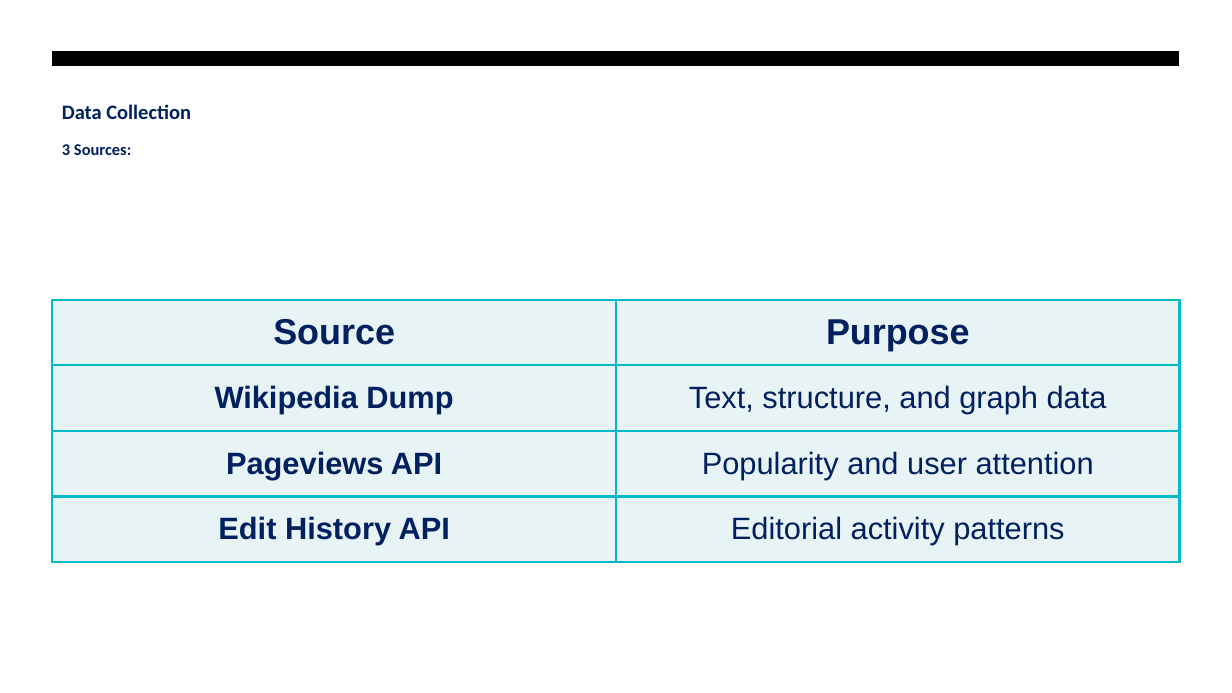
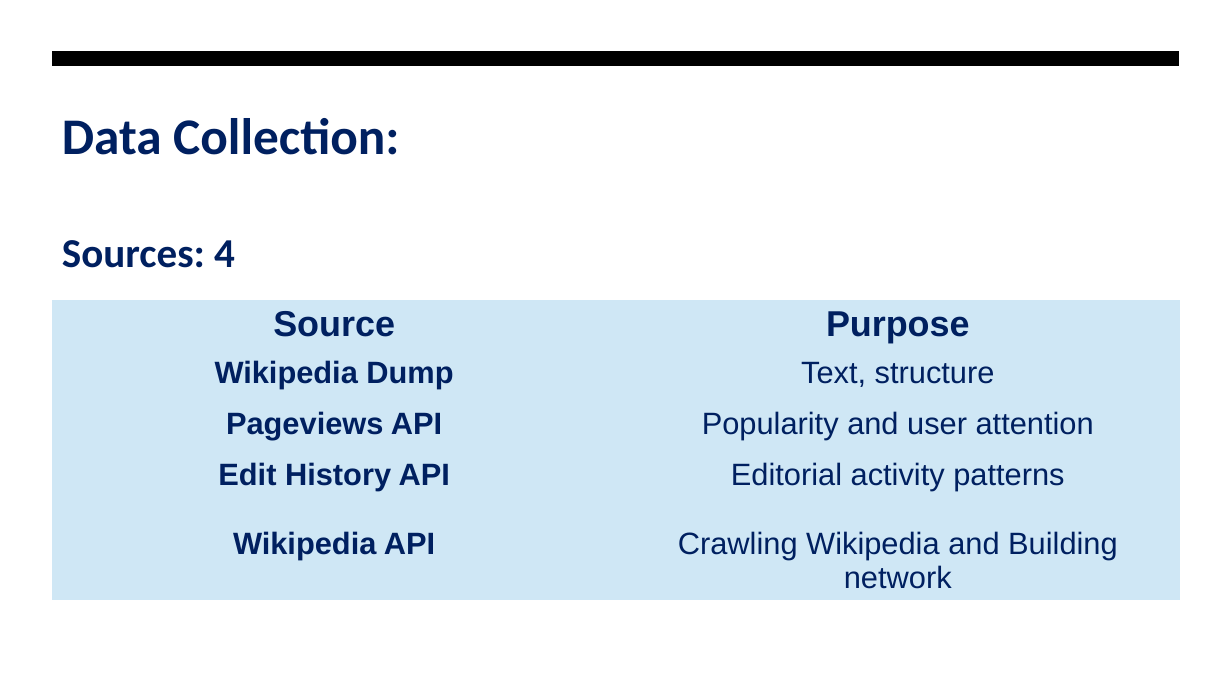
Before and after one commit to Ari-manius/DLSS-WAQP, a slide deck: slide 4 of Tasks/Project_presentation.odp (slide 5 before the commit). Drawn at 1232x693 pixels with LibreOffice and Linux fonts; fonts in the diff are those of the drawing; background and template pictures are left out. Boxes give left, top, right and bottom in pixels: in the first picture for what was removed or moved away, otherwise in the second. Text is boxed around its words. In the diff, an @@ line names an element or a change of style, - is before the commit and + after.

```diff
--- a/Tasks/Project_presentation.odp
+++ b/Tasks/Project_presentation.odp
@@ title at bbox=[62, 118, 399, 268]: text changed; size 16 to 40 pt @@
-Data Collection
-3 Sources:
+Data Collection:
+Sources: 4
@@ table at bbox=[53, 299, 1180, 600] @@
-row 2, column 2: Text, structure, and graph data
+row 2, column 2: Text, structure
-row 4, column 1: Edit History API
+row 4, column 1: Edit History API / Wikipedia API
-row 4, column 2: Editorial activity patterns
+row 4, column 2: Editorial activity patterns / Crawling Wikipedia and Building network
@@ fill #E7F3F5 to #CFE7F5 in 8 cells @@
@@ borders changed @@
```
Also in this commit, not shown: 11 other slides changed, 2 slides added, 2 slides removed, 1 other file.
